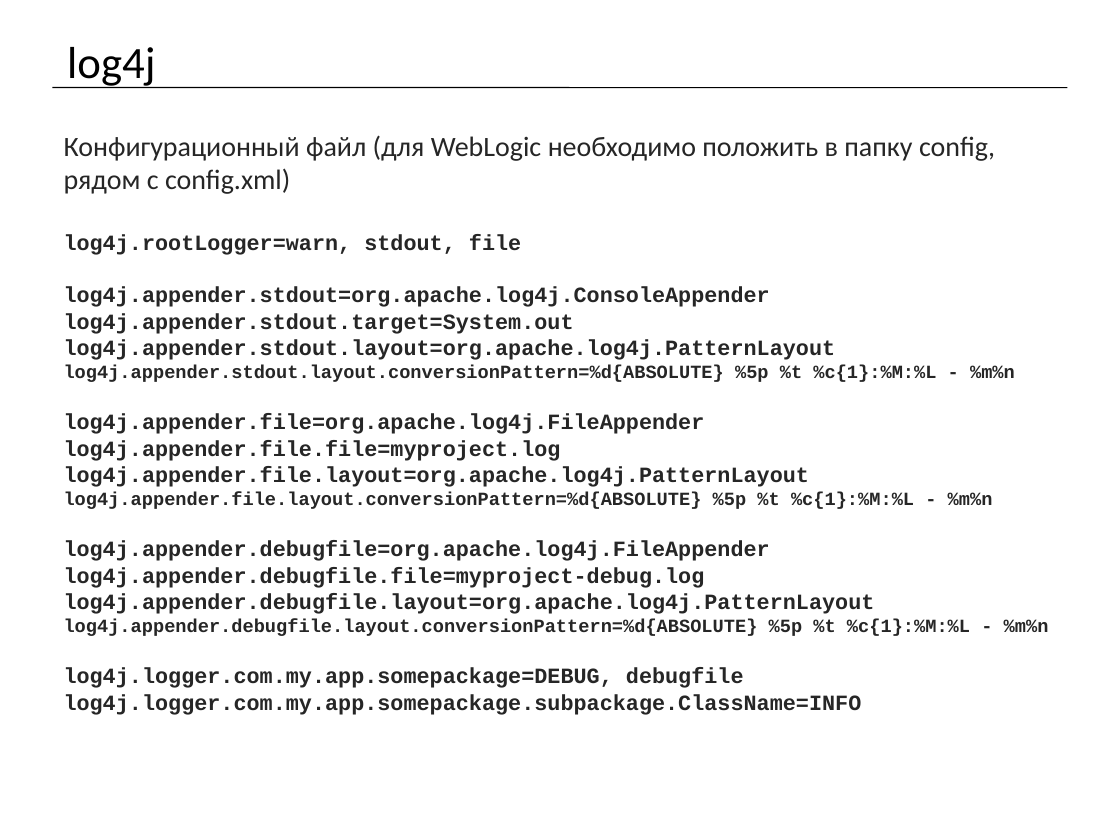
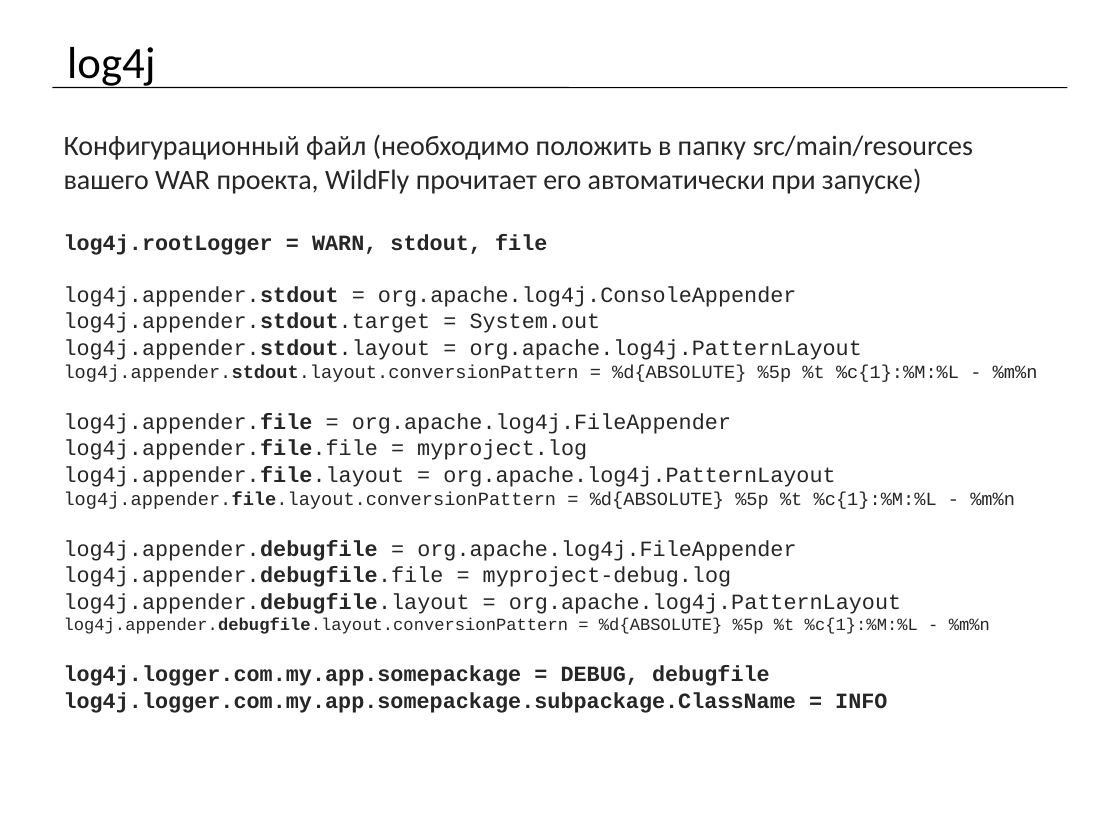
Before and after one commit to mrdekk/j2ee_course, a slide deck: slide 7 of lectures/j2ee. Lecture 3.pptx. Drawn at 1120x840 pixels with LibreOffice and Linux fonts; fonts in the diff are those of the drawing. Boxes give left, top, right and bottom in pixels: in the first picture for what was removed or moved away, otherwise in the second. Text is boxed around its words. In the diff, an @@ line names an element or a change of style, - is before the commit and + after.

Commit message:
change: Обновил лекцию 3 remove: Удалил старые дополнения к исходникам лекции 3 основанные на WebLogic add: Добавил дополнения к исходникам лекции 3 основанные на WildFly change: Обновил исходники к лекции 3 WebLogic -> WildFly

```diff
--- a/lectures/j2ee. Lecture 3.pptx
+++ b/lectures/j2ee. Lecture 3.pptx
@@ text at (x1=64, y1=134, x2=1038, y2=713): text changed; bold off @@
-Конфигурационный файл (для WebLogic необходимо положить в папку config, рядом с config.xml)
-log4j.rootLogger=warn, stdout, file
-log4j.appender.stdout=org.apache.log4j.ConsoleAppender
-log4j.appender.stdout.target=System.out
-log4j.appender.stdout.layout=org.apache.log4j.PatternLayout
-log4j.appender.stdout.layout.conversionPattern=%d{ABSOLUTE} %5p %t %c{1}:%M:%L - %m%n
-log4j.appender.file=org.apache.log4j.FileAppender
-log4j.appender.file.file=myproject.log
-log4j.appender.file.layout=org.apache.log4j.PatternLayout
-log4j.appender.file.layout.conversionPattern=%d{ABSOLUTE} %5p %t %c{1}:%M:%L - %m%n
-log4j.appender.debugfile=org.apache.log4j.FileAppender
-log4j.appender.debugfile.file=myproject-debug.log
-log4j.appender.debugfile.layout=org.apache.log4j.PatternLayout
-log4j.appender.debugfile.layout.conversionPattern=%d{ABSOLUTE} %5p %t %c{1}:%M:%L - %m%n
-log4j.logger.com.my.app.somepackage=DEBUG, debugfile
-log4j.logger.com.my.app.somepackage.subpackage.ClassName=INFO
+Конфигурационный файл (необходимо положить в папку src/main/resources вашего WAR проекта, WildFly прочитает его автоматически при запуске)
+log4j.rootLogger = WARN, stdout, file
+log4j.appender.stdout = org.apache.log4j.ConsoleAppender
+log4j.appender.stdout.target = System.out
+log4j.appender.stdout.layout = org.apache.log4j.PatternLayout
+log4j.appender.stdout.layout.conversionPattern = %d{ABSOLUTE} %5p %t %c{1}:%M:%L - %m%n
+log4j.appender.file = org.apache.log4j.FileAppender
+log4j.appender.file.file = myproject.log
+log4j.appender.file.layout = org.apache.log4j.PatternLayout
+log4j.appender.file.layout.conversionPattern = %d{ABSOLUTE} %5p %t %c{1}:%M:%L - %m%n
+log4j.appender.debugfile = org.apache.log4j.FileAppender
+log4j.appender.debugfile.file = myproject-debug.log
+log4j.appender.debugfile.layout = org.apache.log4j.PatternLayout
+log4j.appender.debugfile.layout.conversionPattern = %d{ABSOLUTE} %5p %t %c{1}:%M:%L - %m%n
+log4j.logger.com.my.app.somepackage = DEBUG, debugfile
+log4j.logger.com.my.app.somepackage.subpackage.ClassName = INFO
```
Also in this commit, not shown: 8 other slides changed, 8 slides added, 2 slides removed, 40 other files.
